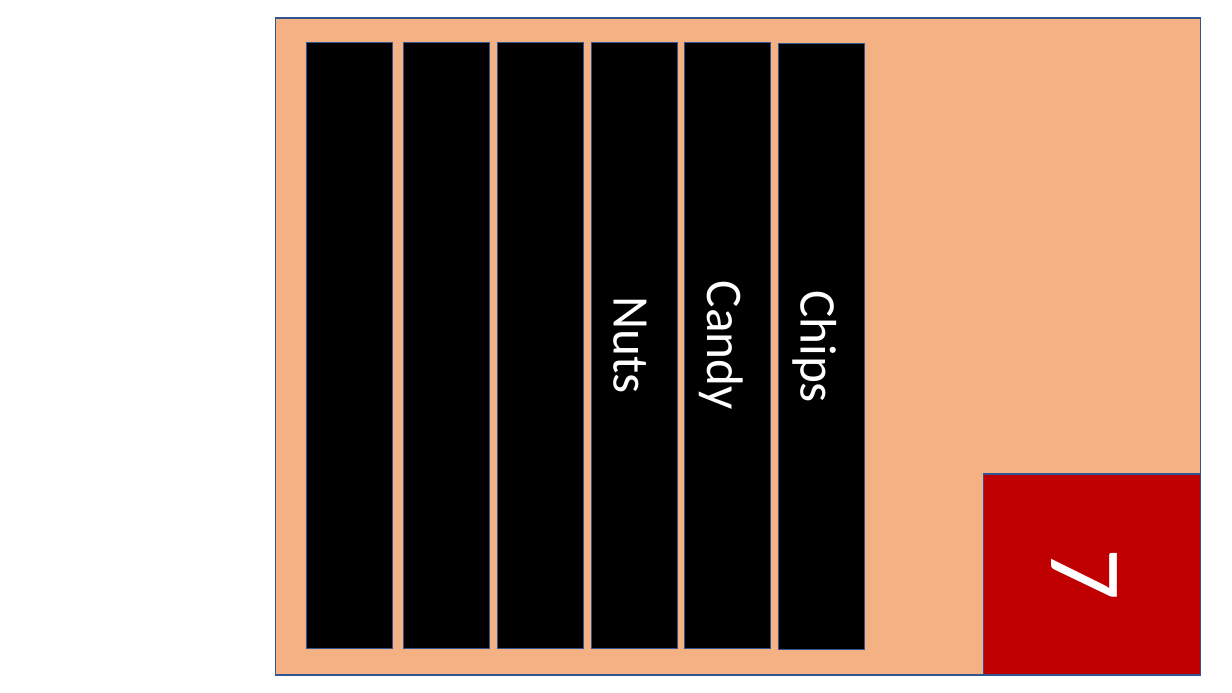
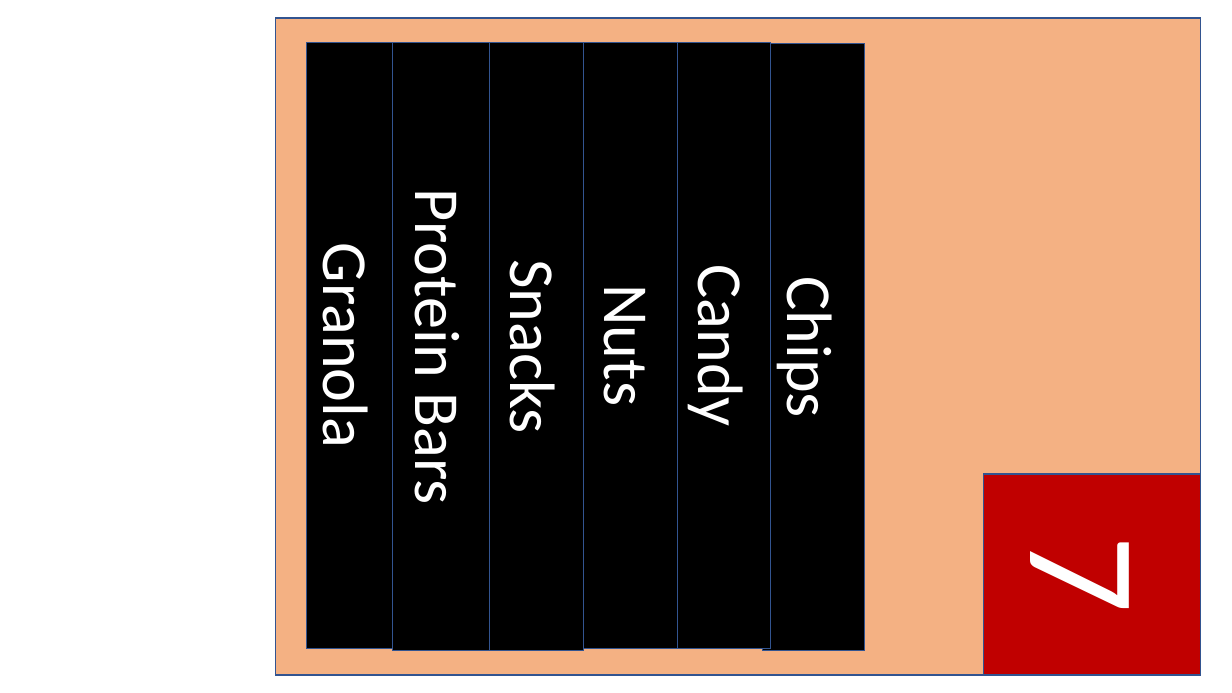
Before and after one commit to timmarkhuff/visualimpairmentassistance, a slide deck: slide 1 of sample grocery store signs.pptx. Drawn at 1232x693 pixels with LibreOffice and Linux fonts; fonts in the diff are those of the drawing. Boxes give left, top, right and bottom in pixels: in the first picture for what was removed or moved away, otherwise in the second. Text is boxed around its words. In the diff, an @@ line names an element or a change of style, - is before the commit and + after.

```diff
--- a/sample grocery store signs.pptx
+++ b/sample grocery store signs.pptx
@@ rectangle "Protein Bars": place and size @@
-rectangle "Protein Bars" at (403,42,489,648)
+rectangle "Protein Bars" at (392,42,489,650)
@@ rectangle "Snacks": place and size @@
-rectangle "Snacks" at (498,42,584,648)
+rectangle "Snacks" at (490,43,584,651)
@@ rectangle "Nuts": place and size @@
-rectangle "Nuts" at (591,42,677,648)
+rectangle "Nuts" at (584,42,677,648)
@@ rectangle "Candy": place and size @@
-rectangle "Candy" at (685,42,771,648)
+rectangle "Candy" at (678,42,771,648)
@@ size 40 to 50 pt in 3 elements at (678,42,771,648), (584,42,677,648), (763,44,865,651) @@
@@ rectangle "Chips": place and size @@
-rectangle "Chips" at (779,43,865,649)
+rectangle "Chips" at (763,44,865,651)
@@ text in rectangle at (398,207,476,501): text added @@
+Protein Bars
@@ text in rectangle at (307,263,385,442): text added @@
+Granola
@@ text in rectangle at (494,276,572,429): text added @@
+Snacks
@@ rectangle "7" at (984,474,1201,675): size 80 to 120 pt @@
```
Also in this commit, not shown: 2 other slides changed.
